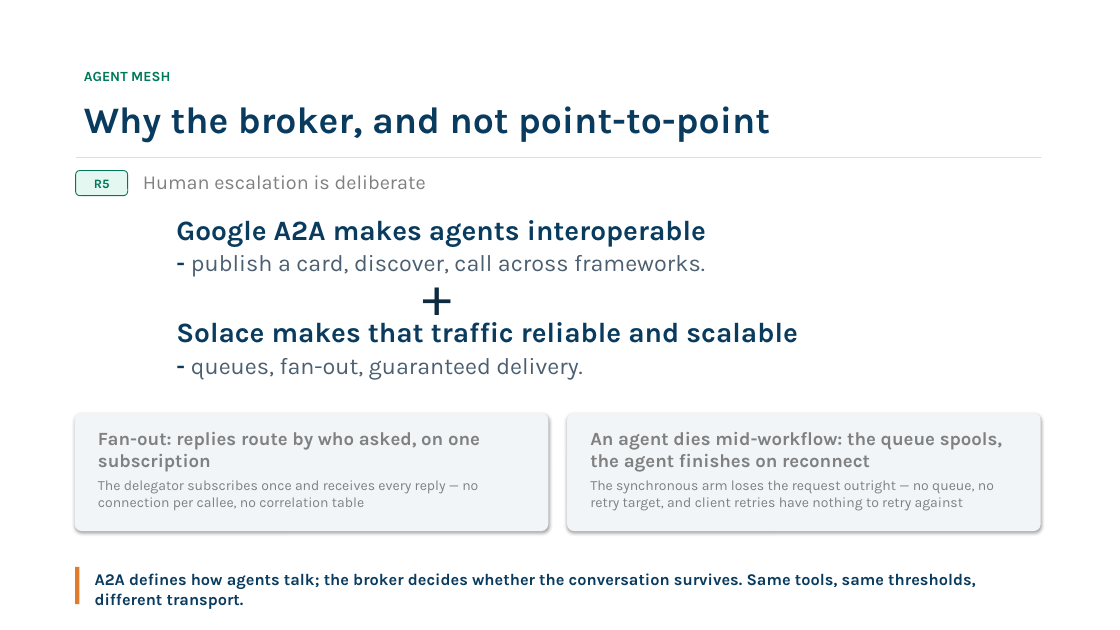
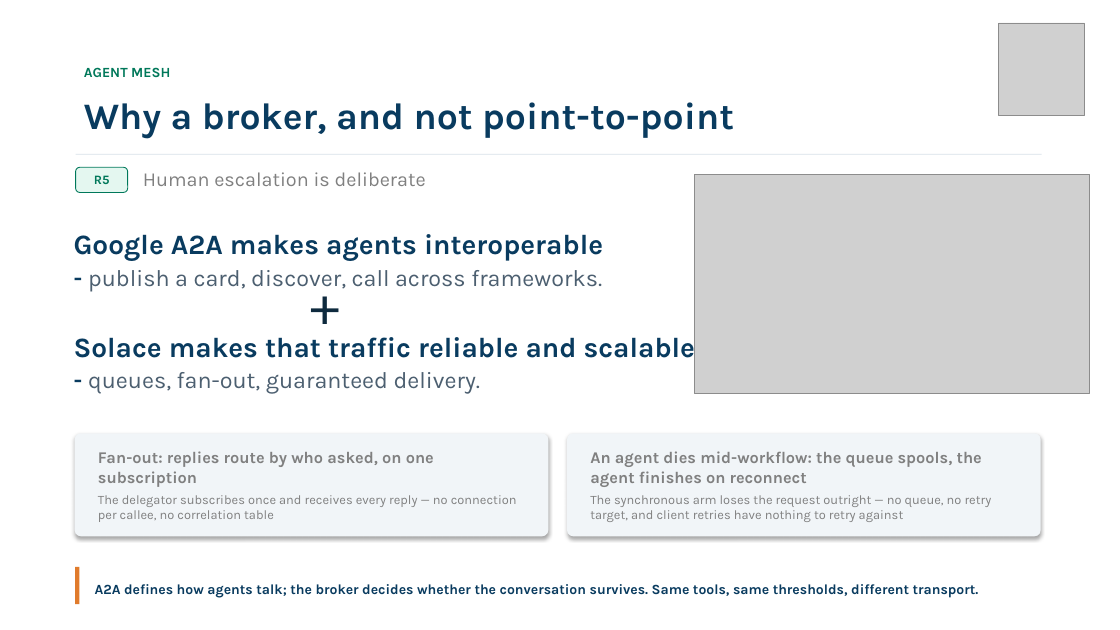
Before and after one commit to aaugust/solace-order-exceptions, a slide deck: slide 13 of presentation/Solace-Demo-Meridian-2026-09-04.pptx. Drawn at 1120x630 pixels with LibreOffice and Linux fonts; fonts in the diff are those of the drawing; grey boxes stand for pictures. Boxes give left, top, right and bottom in pixels: in the first picture for what was removed or moved away, otherwise in the second. Text is boxed around its words. In the diff, an @@ line names an element or a change of style, - is before the commit and + after.

```diff
--- a/presentation/Solace-Demo-Meridian-2026-09-04.pptx
+++ b/presentation/Solace-Demo-Meridian-2026-09-04.pptx
@@ picture added at bbox=[999, 23, 1085, 115] @@
@@ text "AGENT MESH": place and size @@
-text "AGENT MESH" at bbox=[84, 71, 170, 81]
+text "AGENT MESH" at bbox=[84, 67, 170, 77]
@@ text at bbox=[84, 102, 734, 139]: text changed @@
-Why the broker, and not point-to-point
+Why a broker, and not point-to-point
@@ rounded rectangle "R5": place and size @@
-rounded rectangle "R5" at bbox=[76, 171, 128, 196]
+rounded rectangle "R5" at bbox=[76, 167, 128, 192]
@@ picture added at bbox=[695, 174, 1091, 393] @@
@@ text "Google A2A makes agents interoperable": place and size @@
-text "Google A2A makes agents interoperable" at bbox=[176, 220, 797, 379]
+text "Google A2A makes agents interoperable" at bbox=[74, 234, 695, 393]
@@ text "+": place and size @@
-text "+" at bbox=[414, 255, 473, 332]
+text "+" at bbox=[302, 264, 361, 340]
@@ rounded rectangle: place and size @@
-rounded rectangle at bbox=[75, 413, 549, 532]
+rounded rectangle at bbox=[75, 434, 549, 536]
@@ text "Fan-out: replies route by who ...": place and size @@
-text "Fan-out: replies route by who ..." at bbox=[98, 432, 480, 510]
+text "Fan-out: replies route by who ..." at bbox=[98, 451, 517, 522]
@@ text "Fan-out: replies route by who ..." at bbox=[98, 451, 517, 522]: size 16 to 14 pt in "Fan-out: replies route by who asked, on ..."; size 12 to 11 pt in "The delegator subscribes once and receives every ..." @@
@@ rounded rectangle: place and size @@
-rounded rectangle at bbox=[567, 413, 1041, 532]
+rounded rectangle at bbox=[567, 434, 1041, 536]
@@ text "An agent dies mid-workflow: the ...": place and size @@
-text "An agent dies mid-workflow: the ..." at bbox=[590, 432, 1002, 511]
+text "An agent dies mid-workflow: the ..." at bbox=[590, 451, 992, 522]
@@ text "An agent dies mid-workflow: the ..." at bbox=[590, 451, 992, 522]: size 16 to 14 pt in "An agent dies mid-workflow: the queue spools, ..."; size 12 to 11 pt in "The synchronous arm loses the request outright ..." @@
@@ text "A2A defines how agents talk; ...": place and size @@
-text "A2A defines how agents talk; ..." at bbox=[95, 573, 976, 609]
+text "A2A defines how agents talk; ..." at bbox=[95, 584, 979, 598]
@@ text "A2A defines how agents talk; ..." at bbox=[95, 584, 979, 598]: size 14 to 12 pt @@
```
Also in this commit, not shown: 5 other slides changed, 6 other files.
